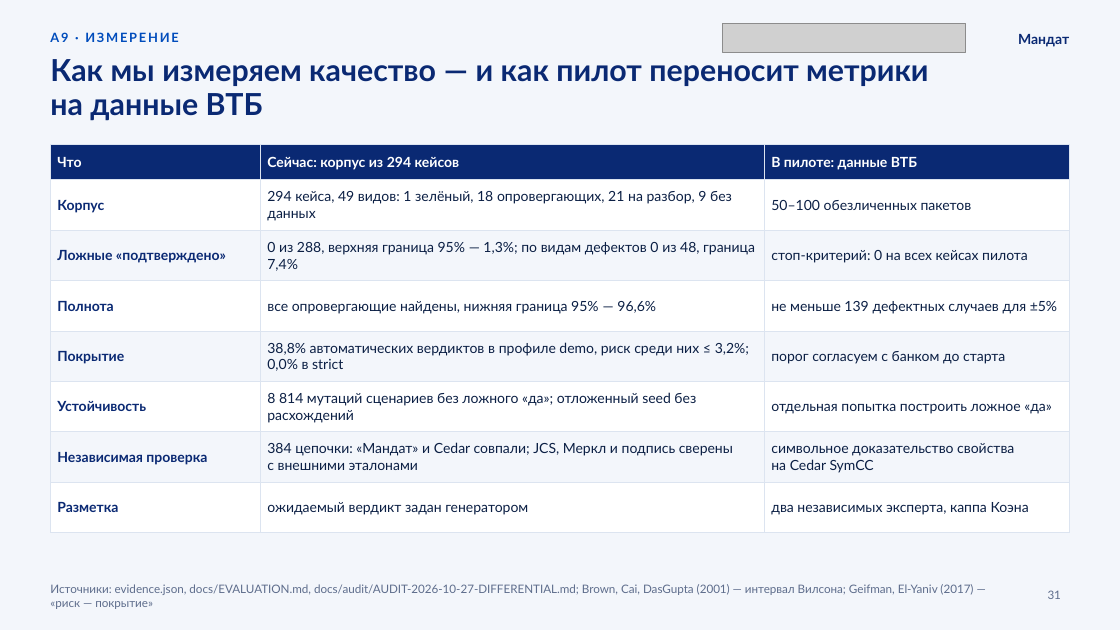
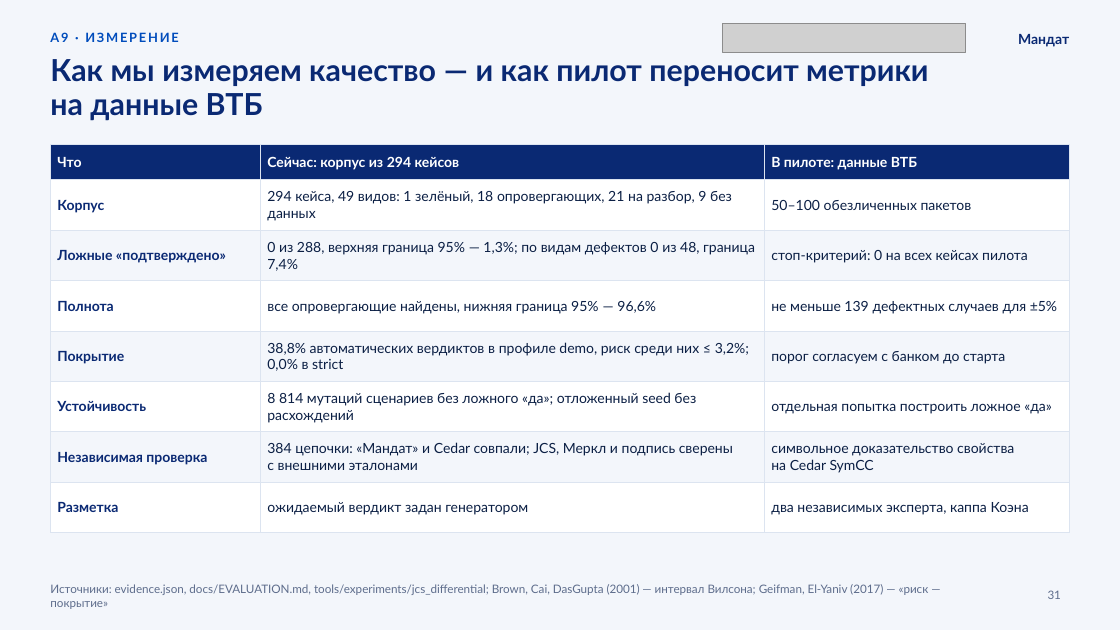
Before and after one commit to KonkovDV/Mandat, a slide deck: slide 31 of submission/slides/Mandat_VTB.pptx. Drawn at 1120x630 pixels with LibreOffice and Linux fonts; fonts in the diff are those of the drawing; grey boxes stand for pictures; background and template pictures are left out. Boxes give left, top, right and bottom in pixels: in the first picture for what was removed or moved away, otherwise in the second. Text is boxed around its words. In the diff, an @@ line names an element or a change of style, - is before the commit and + after.

```diff
--- a/submission/slides/Mandat_VTB.pptx
+++ b/submission/slides/Mandat_VTB.pptx
@@ text at (50, 584, 929, 609): text changed @@
-Источники: evidence.json, docs/EVALUATION.md, docs/audit/AUDIT-2026-10-27-DIFFERENTIAL.md; Brown, Cai, DasGupta (2001) — интервал Вилсона; Geifman, El-Yaniv (2017) — «риск — покрытие»
+Источники: evidence.json, docs/EVALUATION.md, tools/experiments/jcs_differential; Brown, Cai, DasGupta (2001) — интервал Вилсона; Geifman, El-Yaniv (2017) — «риск — покрытие»
```
Also in this commit, not shown: 11 other slides changed, 9 other files.
